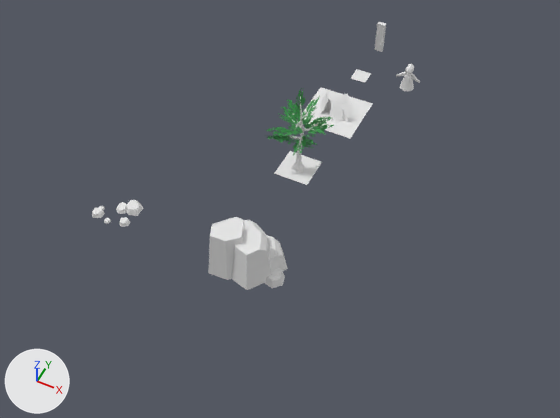
One commit to the Blender file _files/models.blend: the scene before it, then after it.
Camera for both pictures: a 50 mm lens placed at (12.7, -36.7, 30.6), pointed at (0.4, -12.1, -0.1). Arrows for +X, +Y and +Z are at lower left; the lights stay in place.

Objects in the first picture: 'Plane', 'mdl_grass', 'mdl_human', 'mdl_rock', 'mdl_rocks_small', 'mdl_selection'.
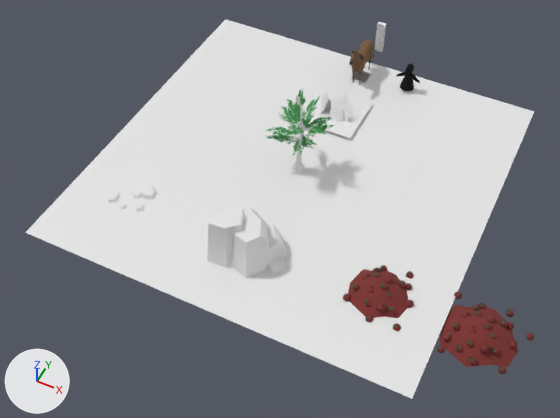
What changed in the scene script:
```text
Add mat_mat_human:
    mat_mat_human = principled_material('mat_human')
    mat_mat_human.texture = img_tex_human
    mat_mat_human.roughness = 1.0
Change me_cube_002:
    remove me_cube_002.from_pydata(...)  # 117 vertices, 99 faces; spans x 0.0..0.76, y -0.41..0.45, z 0.0..1.84
    add me_cube_002.from_pydata(...)  # 123 vertices, 104 faces; spans x 0.0..0.76, y -0.38..0.45, z 0.0..1.84
    me_cube_002 part 3
    6 faces are deleted
    3 vertices in x 0.0..0.3, y -0.41..-0.22, z 0.2..0.61 move by (0.0, 0.03, 0.0)
    3 vertices in x 0.0..0.1, y 0.17..0.33, z 0.64..1.29 move by (0.0, -0.03, 0.0)
    12 vertices move from x 0.0..0.34, y -0.3..0.27, z 0.6..1.13 to x 0.0..0.35, y -0.28..0.24, z 0.6..1.13
    6 vertices are added at (0.12, 0.18, 1.0), (0.0, 0.22, 1.02), (0.19, -0.17, 0.84), (0.0, -0.23, 0.87), (0.27, -0.1, 0.83), (0.29, 0.09, 0.83)
    11 new faces join them
    me_cube_002 part 4: 93 faces spanning x 0.0..0.76, y -0.38..0.45, z 0.0..1.84 switch from no material to mat_mat_human (picture img_tex_human)
Change me_cube_005:
    where me_cube_005.from_pydata(...)  # 112 vertices, 73 faces; spans x -2.0..2.43, y -2.01..1.61, z -1.19..1.76
    me_cube_005 part 1: the whole mesh is moved by (0.0, 0.0, 0.94)
Change me_cube_006:
    where me_cube_006.from_pydata(...)  # 80 vertices, 53 faces; spans x -1.76..0.53, y -1.74..0.41, z -0.78..-0.44
    me_cube_006 part 2: the whole mesh is moved by (0.58, 0.77, 0.66)
Change ob_plane:
    ob_plane.scale: (1.0, 1.0, 1.0) -> (10.5, 10.5, 10.5)
Change ob_horse:
    remove ob_horse.hide_set(True)  # its collection is switched off
Add ob_cube_002:
    ob_cube_002 = bpy.data.objects.new('Cube.002', me_cube_027)  # 537 vertices, 417 faces; spans x -1.83..2.3, y -1.83..1.88, z -0.21..0.98; in mat_mat_apple (picture img_tex_apple)
    ob_cube_002.location = (12.2, -15.0, 0.0)
Add ob_apple_017:
    ob_apple_017 = bpy.data.objects.new('apple.017', me_cube_025)  # 22 vertices, 17 faces; spans x -0.159..0.159, y -0.166..0.166, z -0.25..0.25; in mat_mat_apple (picture img_tex_apple)
    ob_apple_017.location = (7.29, -16.55, 0.09)
    ob_apple_017.rotation_euler = (-0.135, 0.525, -3.225)  # degrees (-7.7, 30, -185)
    ob_apple_017.scale = (0.997, 0.997, 0.997)
Add ob_apple_015:
    ob_apple_015 = bpy.data.objects.new('apple.015', me_cube_025.copy())
    ob_apple_015.location = (8.09, -15.77, 0.33)
    ob_apple_015.rotation_euler = (-0.135, 0.525, -3.225)  # degrees (-7.7, 30, -185)
    ob_apple_015.scale = (0.997, 0.997, 0.997)
Add ob_apple_014:
    ob_apple_014 = bpy.data.objects.new('apple.014', me_cube_025.copy())
    ob_apple_014.location = (7.99, -14.16, 0.33)
    ob_apple_014.rotation_euler = (-0.135, 0.525, -3.225)  # degrees (-7.7, 30, -185)
    ob_apple_014.scale = (0.997, 0.997, 0.997)
Add ob_apple_011:
    ob_apple_011 = bpy.data.objects.new('apple.011', me_cube_025.copy())
    ob_apple_011.location = (6.06, -15.37, 0.41)
    ob_apple_011.rotation_euler = (-0.165, 0.597, -3.264)  # degrees (-9.5, 34, -187)
    ob_apple_011.scale = (0.997, 0.997, 0.997)
Add ob_apple_010:
    ob_apple_010 = bpy.data.objects.new('apple.010', me_cube_025.copy())
    ob_apple_010.location = (6.96, -15.94, 0.41)
    ob_apple_010.rotation_euler = (-0.135, 0.525, -3.225)  # degrees (-7.7, 30, -185)
    ob_apple_010.scale = (0.997, 0.997, 0.997)
Add ob_apple_009:
    ob_apple_009 = bpy.data.objects.new('apple.009', me_cube_025.copy())
    ob_apple_009.location = (7.38, -14.96, 0.73)
    ob_apple_009.rotation_euler = (-0.135, 0.525, -3.225)  # degrees (-7.7, 30, -185)
    ob_apple_009.scale = (0.997, 0.997, 0.997)
Add ob_apple_007:
    ob_apple_007 = bpy.data.objects.new('apple.007', me_cube_025.copy())
    ob_apple_007.location = (8.6, -16.42, 0.09)
    ob_apple_007.rotation_euler = (-0.135, 0.525, -3.225)  # degrees (-7.7, 30, -185)
    ob_apple_007.scale = (0.997, 0.997, 0.997)
Add ob_apple_006:
    ob_apple_006 = bpy.data.objects.new('apple.006', me_cube_025.copy())
    ob_apple_006.location = (8.09, -13.29, 0.09)
    ob_apple_006.rotation_euler = (-0.135, 0.525, -3.225)  # degrees (-7.7, 30, -185)
    ob_apple_006.scale = (0.997, 0.997, 0.997)
Add ob_apple_005:
    ob_apple_005 = bpy.data.objects.new('apple.005', me_cube_025.copy())
    ob_apple_005.location = (8.7, -14.93, 0.09)
    ob_apple_005.rotation_euler = (-0.135, 0.525, -0.624)  # degrees (-7.7, 30, -36)
    ob_apple_005.scale = (1.19, 1.19, 1.19)
Add ob_apple_004:
    ob_apple_004 = bpy.data.objects.new('apple.004', me_cube_025.copy())
    ob_apple_004.location = (7.61, -15.91, 0.39)
    ob_apple_004.rotation_euler = (-0.135, 0.525, -0.624)  # degrees (-7.7, 30, -36)
    ob_apple_004.scale = (1.19, 1.19, 1.19)
Add ob_apple_003:
    ob_apple_003 = bpy.data.objects.new('apple.003', me_cube_025.copy())
    ob_apple_003.location = (6.31, -14.55, 0.34)
    ob_apple_003.rotation_euler = (-0.135, 0.525, -0.624)  # degrees (-7.7, 30, -36)
    ob_apple_003.scale = (1.19, 1.19, 1.19)
Add ob_apple_002:
    ob_apple_002 = bpy.data.objects.new('apple.002', me_cube_025.copy())
    ob_apple_002.location = (5.9, -15.91, 0.13)
    ob_apple_002.rotation_euler = (-0.392, 0.47, 0.0913)  # degrees (-22, 27, 5.2)
Add ob_apple:
    ob_apple = bpy.data.objects.new('apple', me_cube_025.copy())
    ob_apple.location = (7.43, -14.43, 0.64)
    ob_apple.rotation_euler = (-0.687, 0.434, 0.0149)  # degrees (-39, 25, 0.9)
Add ob_cube_001:
    ob_cube_001 = bpy.data.objects.new('Cube.001', me_cube_007)  # 31 vertices, 26 faces; spans x -1.83..1.83, y -1.83..1.8, z -0.21..0.71; in mat_mat_apple (picture img_tex_apple)
    ob_cube_001.location = (7.2, -15.0, 0.0)
```

Location of each change, [x1, y1, x2, y2] in pixels of the pictures (560 x 418 px):
'Plane', rescaled (941% wider, 989% taller)
    before: [274, 151, 322, 185]
    after: [25, 19, 534, 399]
'mdl_rock', mesh moved
    before: [208, 217, 288, 290]
    after: [207, 204, 287, 278]
'Cube.002', added (brown)
    after: [437, 292, 535, 374]
'Cube.001', added (brown)
    after: [348, 269, 408, 318]
'mdl_rocks_small', mesh moved
    before: [92, 200, 143, 227]
    after: [107, 186, 158, 212]
'Horse', shown (brown)
    after: [349, 40, 375, 85]
'apple.004', added
    after: [376, 303, 386, 312]
'apple.005', added
    after: [405, 300, 415, 308]
'apple.015', added
    after: [388, 306, 396, 314]
'apple.010', added
    after: [364, 299, 372, 307]
'apple.007', added
    after: [393, 323, 401, 331]
'apple.011', added
    after: [351, 283, 360, 291]
'apple.017', added
    after: [365, 315, 374, 323]
'apple.009', added
    after: [381, 283, 389, 290]
'apple.006', added
    after: [406, 271, 414, 279]
'apple.014', added
    after: [398, 280, 406, 288]
'apple', added
    after: [385, 275, 393, 284]
'apple.002', added
    after: [343, 293, 350, 301]
'apple.003', added
    after: [361, 273, 371, 279]
part 3 of me_cube_002, built on
    both: [400, 76, 414, 91]
part 4 of me_cube_002, recoloured (grey to black)
    both: [396, 63, 420, 83]
